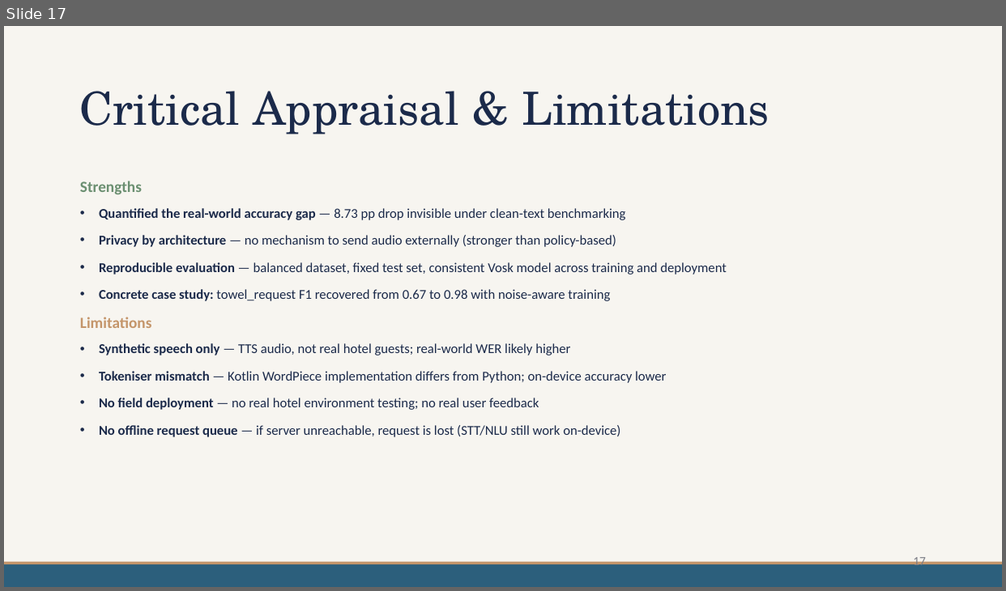
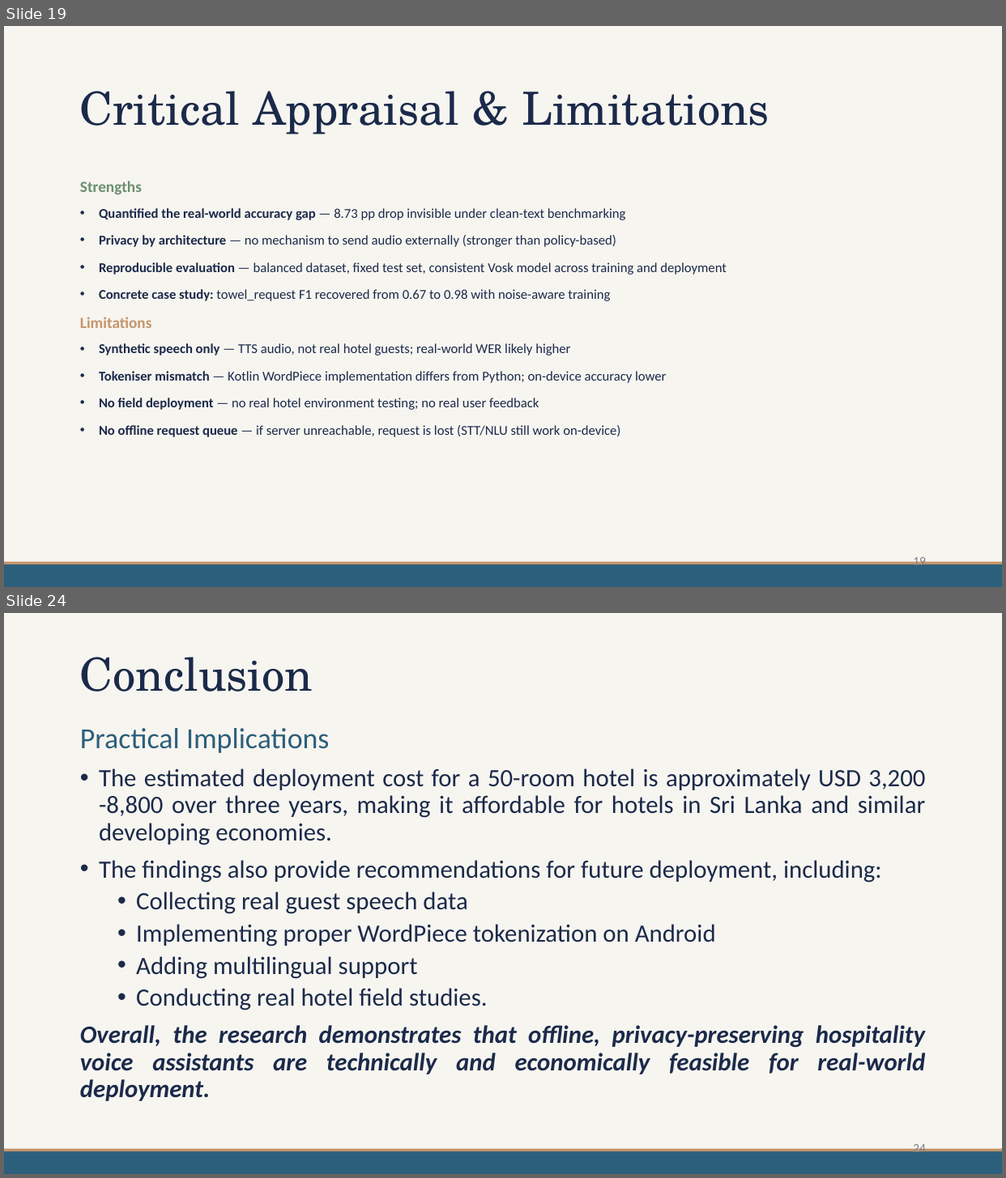
Before and after one commit to mdpw/msc-research, a slide deck: documents/Viva Presentation.pptx. Shown one above the other, each under a label of ours: slide 17 before the commit, slides 19 and 24 after it; the slides between them are not shown. The pictures are 1006x591 and 1006x1178 pixels, drawn with LibreOffice and Linux fonts; fonts in the diff are those of the drawing. Boxes give left, top, right and bottom in pixels: in the first picture for what was removed or moved away, otherwise in the second. Text is boxed around its words. In the diff, an @@ line names an element or a change of style, - is before the commit and + after.

```diff
--- a/documents/Viva Presentation.pptx
+++ b/documents/Viva Presentation.pptx
@@ slide 24 added at [4, 613, 1002, 1174], background #F7F5F0; not listed: 2 template elements that a slide beside it also shows @@
@@ title added at [80, 657, 313, 692], 44 pt, text #1B2A4A @@
+Conclusion
@@ text added at [80, 728, 925, 1101], 24 pt, text #1B2A4A @@
+Practical Implications
+• The estimated deployment cost for a 50-room hotel is approximately USD 3,200 -8,800 over three years, making it affordable for hotels in Sri Lanka and similar developing economies.
+• The findings also provide recommendations for future deployment, including:
+  • Collecting real guest speech data
+  • Implementing proper WordPiece tokenization on Android
+  • Adding multilingual support
+  • Conducting real hotel field studies.
+Overall, the research demonstrates that offline, privacy-preserving hospitality voice assistants are technically and economically feasible for real-world deployment.
@@ page number added at [913, 1142, 926, 1157], 12 pt, text #7A7D86 @@
+24
@@ what was slide 17 is now slide 19 @@
@@ page number at [913, 555, 926, 570]: text changed @@
-17
+19
```
Also in this commit, not shown: 4 slides changed, 7 other slides added, 2 slides removed.
